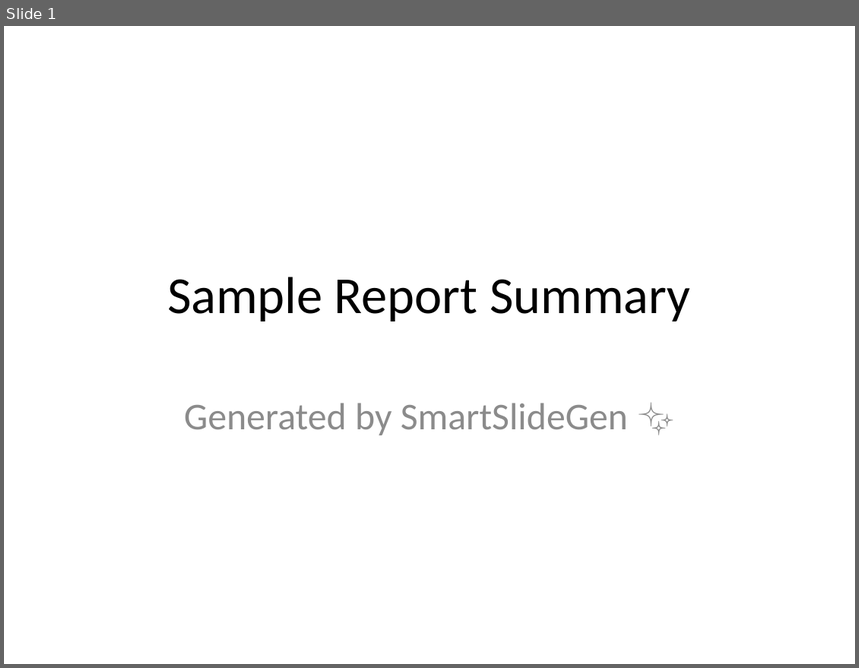
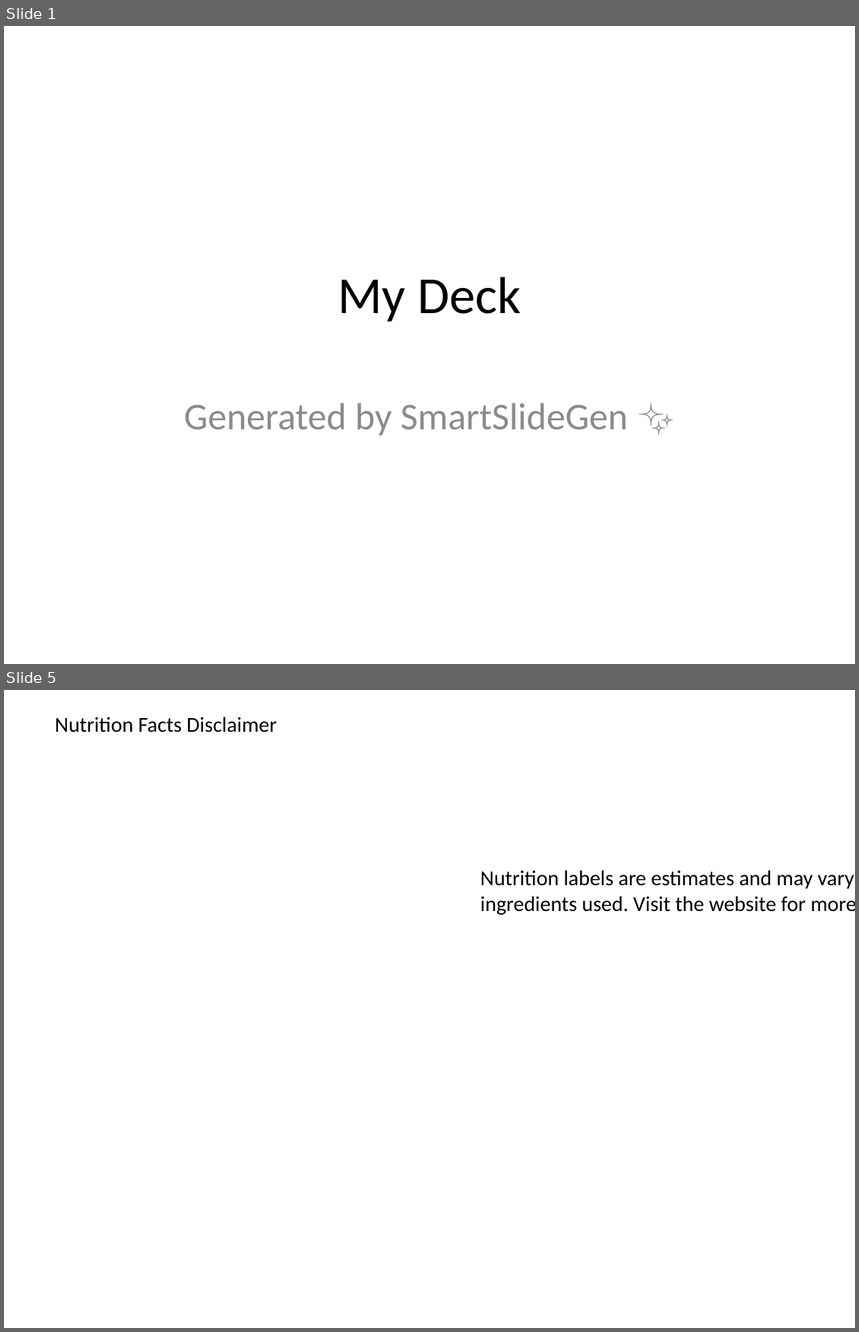
Before and after one commit to abhishek-bagepalli/The-Slide-Whisperer, a slide deck: output.pptx. Shown one above the other, each under a label of ours: slide 1 before the commit, slides 1 and 5 after it; the slides between them are not shown. The pictures are 859x668 and 859x1332 pixels, drawn with LibreOffice and Linux fonts; fonts in the diff are those of the drawing. Boxes give left, top, right and bottom in pixels: in the first picture for what was removed or moved away, otherwise in the second. Text is boxed around its words. In the diff, an @@ line names an element or a change of style, - is before the commit and + after.

Commit message:
included context based image retrieval

```diff
--- a/output.pptx
+++ b/output.pptx
@@ slide 5 added at [4, 690, 855, 1328], background #FFFFFF @@
@@ text added at [55, 717, 277, 733], 18 pt, text #000000 @@
+Nutrition Facts Disclaimer
@@ text added at [481, 870, 855, 915], 18 pt, text #000000 @@
+Nutrition labels are estimates and may vary based on ingredients used. Visit the website for more information.
@@ slide 1 changed as well @@
@@ title at [338, 277, 521, 322]: text changed @@
-Sample Report Summary
+My Deck
```
Also in this commit, not shown: 7 other slides added, 5 slides removed, 14 other files.
